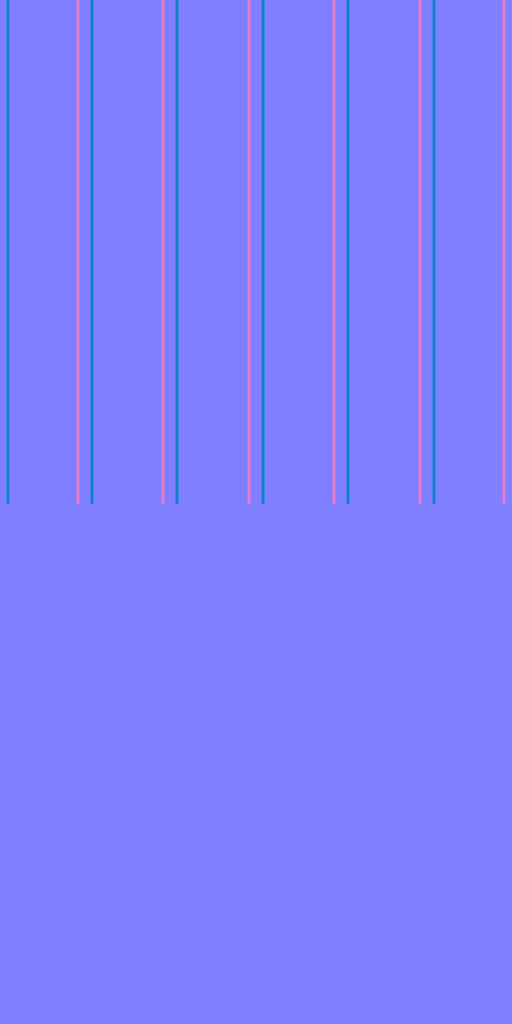
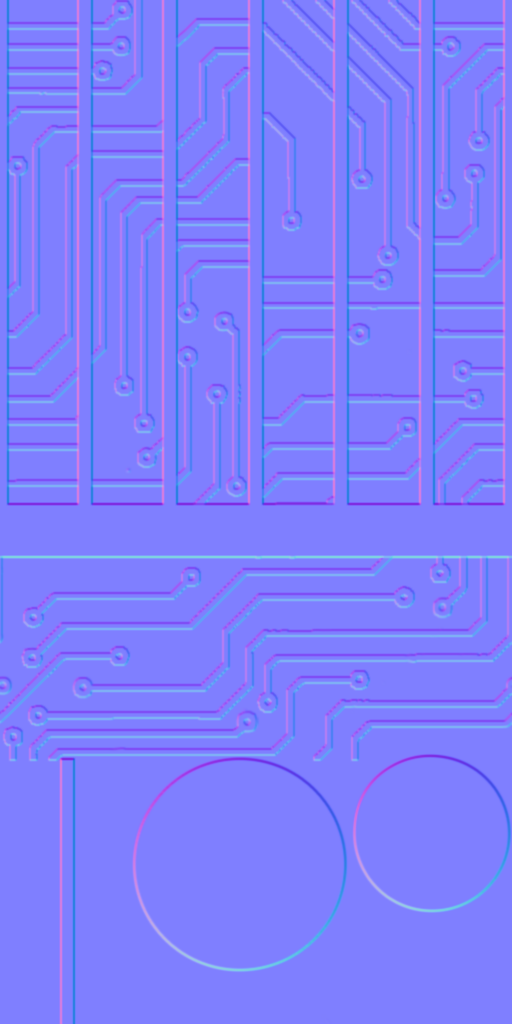
Layered file, before and after one edit (512 x 1024). Changes by layer:
renamed "Layer 1 copy" to "Normal", hid it over [0, 0, 512, 1024]
added layer "Albedo copy 2" above "Roughness" over [0, 0, 512, 1024]
added layer "Layer 9 copy" above "Albedo copy" over [0, 0, 512, 760]
added layer "Albedo copy" above "Albedo" over [0, 0, 512, 1024]
hid "Layer 5" (2nd of 2, in "Albedo"), moved it into group "Albedo" over [6, 0, 506, 506]
moved "Layer 2" (3rd of 3, in "Albedo") into group "Albedo", painted on it over [0, 0, 512, 1024]
hid "Layer 3" (2nd of 2, in "Albedo"), moved it into group "Albedo" over [0, 0, 512, 1024]
moved "Layer 1" (3rd of 3, in "Albedo") into group "Albedo" over [0, 0, 512, 1024]
